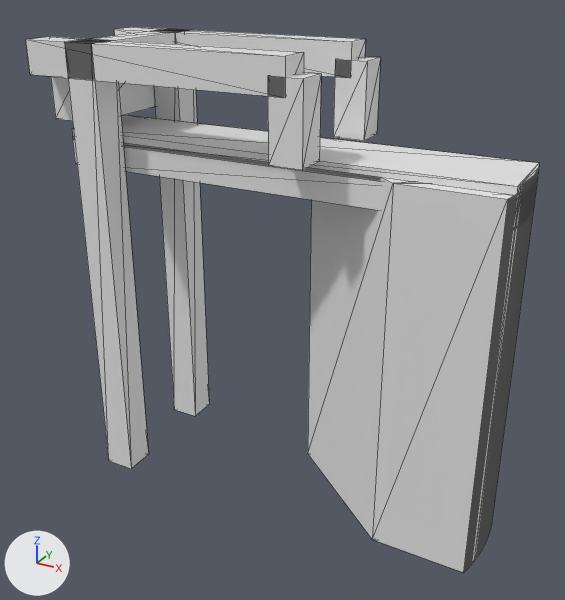
Renders of the glTF model models/stadskanaal/stadskanaal-brug-over-benedenhoofd-verlaat-3-stadskanaal-2/stadskanaal-brug-over-benedenhoofd-verlaat-3-stadskanaal-2.glb from each side of a commit.
The view is the same before and after, from a 50 mm camera at (9.74, -18.01, 4.9) aimed at (-0.06, -0.18, -4.02). Every picture has the same lights, and +X, +Y and +Z are marked at lower left. The picture after the commit comes second. Mesh edges are drawn as thin lines.

The older version as bpy lines, for what is in view:
```python
ob_building_balans = bpy.data.objects.new('building:balans', me_balans)
ob_building_balans.location = (0.0, 0.0, 0.0)
ob_building_balans_2 = bpy.data.objects.new('building:balans 2', me_balans_2)
ob_building_balans_2.location = (0.0, 0.0, 0.0)
ob_building_contragewicht = bpy.data.objects.new('building:contragewicht', me_contragewicht)
ob_building_contragewicht.location = (0.0, 0.0, 0.0)
ob_building_hamei = bpy.data.objects.new('building:hamei', me_hamei)
ob_building_hamei.location = (0.0, 0.0, 0.0)
ob_building_hamei_2 = bpy.data.objects.new('building:hamei 2', me_hamei_2)
ob_building_hamei_2.location = (0.0, 0.0, 0.0)
ob_building_hangstang = bpy.data.objects.new('building:hangstang', me_hangstang)
ob_building_hangstang.location = (0.0, 0.0, 0.0)
ob_building_hangstang_2 = bpy.data.objects.new('building:hangstang 2', me_hangstang_2)
ob_building_hangstang_2.location = (0.0, 0.0, 0.0)
ob_building_portaal = bpy.data.objects.new('building:portaal', me_portaal)
ob_building_portaal.location = (0.0, 0.0, 0.0)
ob_road_landhoofd = bpy.data.objects.new('road:landhoofd', me_landhoofd)
ob_road_landhoofd.location = (0.0, 0.0, 0.0)
# also in view: 'road:dek' at (0.0, 0.0, -0.22); 'road:fietspad' at (0.0, 0.0, 0.23)
```
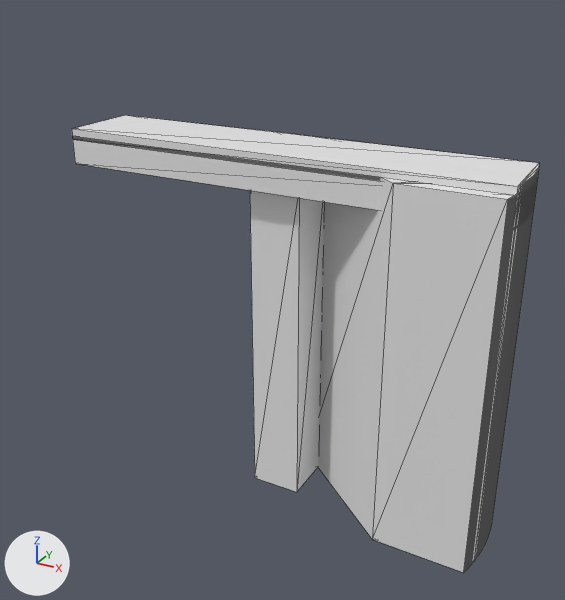
Where the change shows, as pixel boxes [x1, y1, x2, y2] in the pictures (565 x 600 px):
'building:draaipunt', added
    after: [250, 190, 324, 492]
'building:hamei 2', deleted
    before: [64, 39, 149, 469]
'building:balans 2', deleted
    before: [26, 37, 304, 98]
'building:hamei', deleted
    before: [154, 29, 209, 416]
'building:hangstang 2', deleted
    before: [268, 72, 321, 170]
'building:balans', deleted
    before: [114, 27, 366, 78]
'building:hangstang', deleted
    before: [333, 57, 380, 141]
'building:contragewicht', deleted
    before: [51, 77, 155, 121]
'building:portaal', deleted
    before: [77, 30, 183, 44]

The change in detail:
Mesh me_draaipunt is new.
It is a box spanning x -0.74..0.74, y -0.74..0.74, z -10.0..-0.57.
Object 'building:hamei' (ob_building_hamei) is deleted.
Object 'building:hamei 2' (ob_building_hamei_2) is deleted.
Object 'building:portaal' (ob_building_portaal) is deleted.
Object 'building:balans' (ob_building_balans) is deleted.
Object 'building:hangstang' (ob_building_hangstang) is deleted.
Object 'building:balans 2' (ob_building_balans_2) is deleted.
Object 'building:hangstang 2' (ob_building_hangstang_2) is deleted.
Object 'building:contragewicht' (ob_building_contragewicht) is deleted.
Object 'building:draaipunt' (ob_building_draaipunt) is new; it shows me_draaipunt.
Its location is (0.0, 0.0, 0.0).
